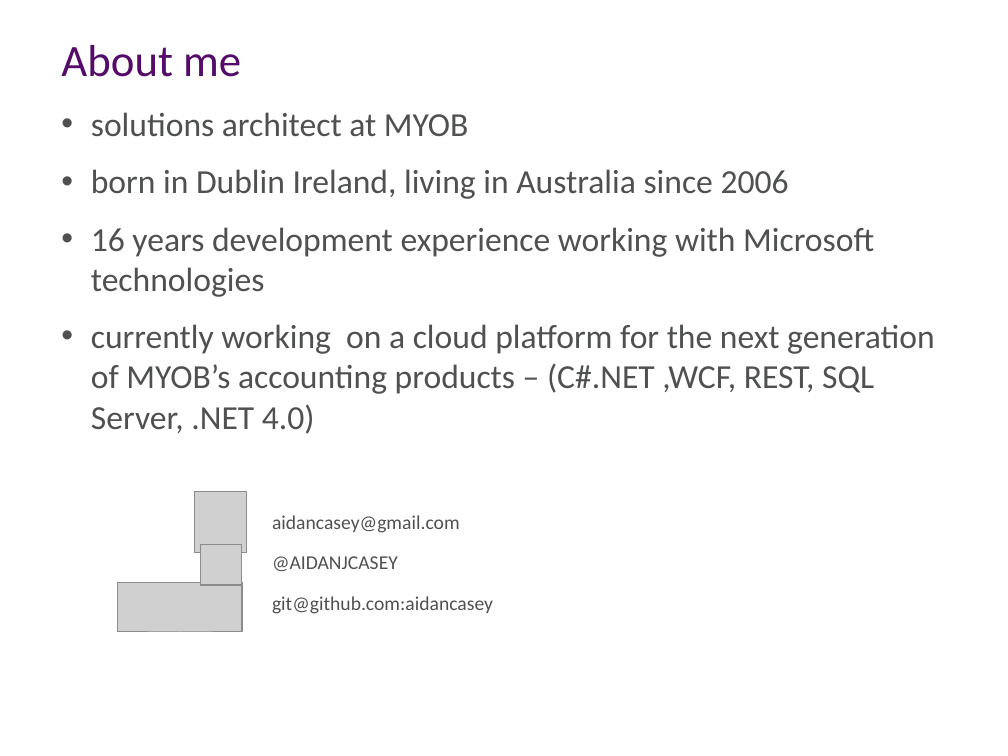
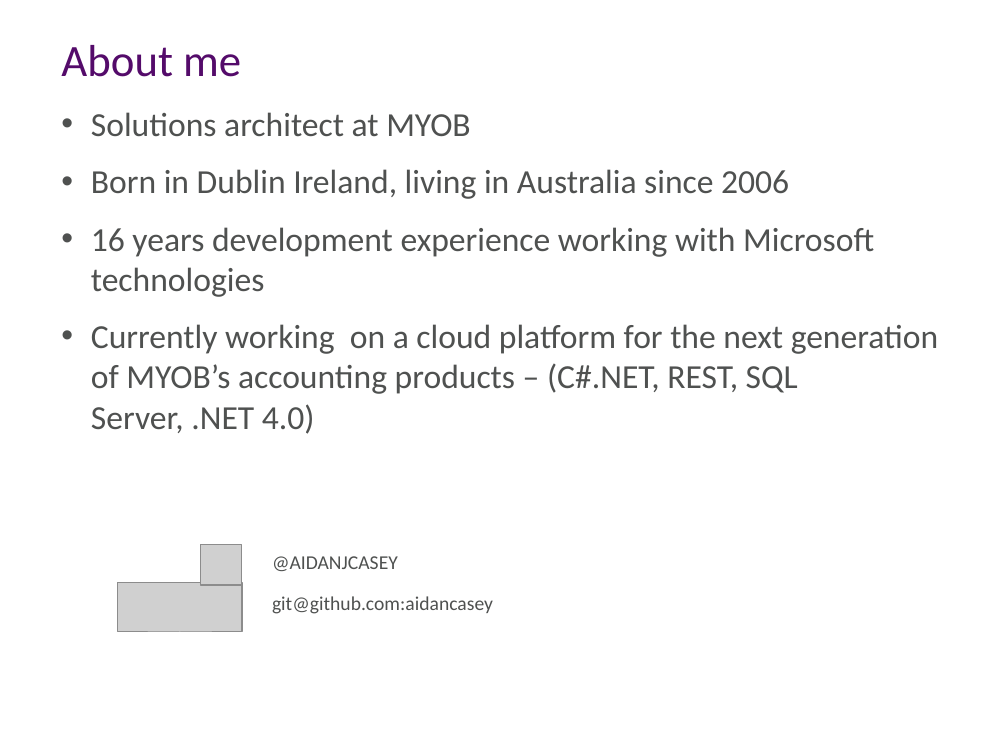
Before and after one commit to aidancasey/AzureNodeChatClient, a slide deck: slide 2 of presentation/Building Node.js Applications on Windows Azure.pptx. Drawn at 1008x756 pixels with LibreOffice and Linux fonts; fonts in the diff are those of the drawing; grey boxes stand for pictures; background and template pictures are left out. Boxes give left, top, right and bottom in pixels: in the first picture for what was removed or moved away, otherwise in the second. Text is boxed around its words. In the diff, an @@ line names an element or a change of style, - is before the commit and + after.

```diff
--- a/presentation/Building Node.js Applications on Windows Azure.pptx
+++ b/presentation/Building Node.js Applications on Windows Azure.pptx
@@ text at [91,112,789,199]: text changed @@
-• solutions architect at MYOB
-• born in Dublin Ireland, living in Australia since 2006
+• Solutions architect at MYOB
+• Born in Dublin Ireland, living in Australia since 2006
@@ text at [91,324,938,434]: text changed @@
-• currently working on a cloud platform for the next generation of MYOB’s accounting products – (C#.NET ,WCF, REST, SQL Server, .NET 4.0)
-    aidancasey@gmail.com
+• Currently working on a cloud platform for the next generation of MYOB’s accounting products – (C#.NET, REST, SQL Server, .NET 4.0)
@@ picture removed at [195,492,247,552] @@
```
Also in this commit, not shown: 2 other slides changed, 1 slide added.
